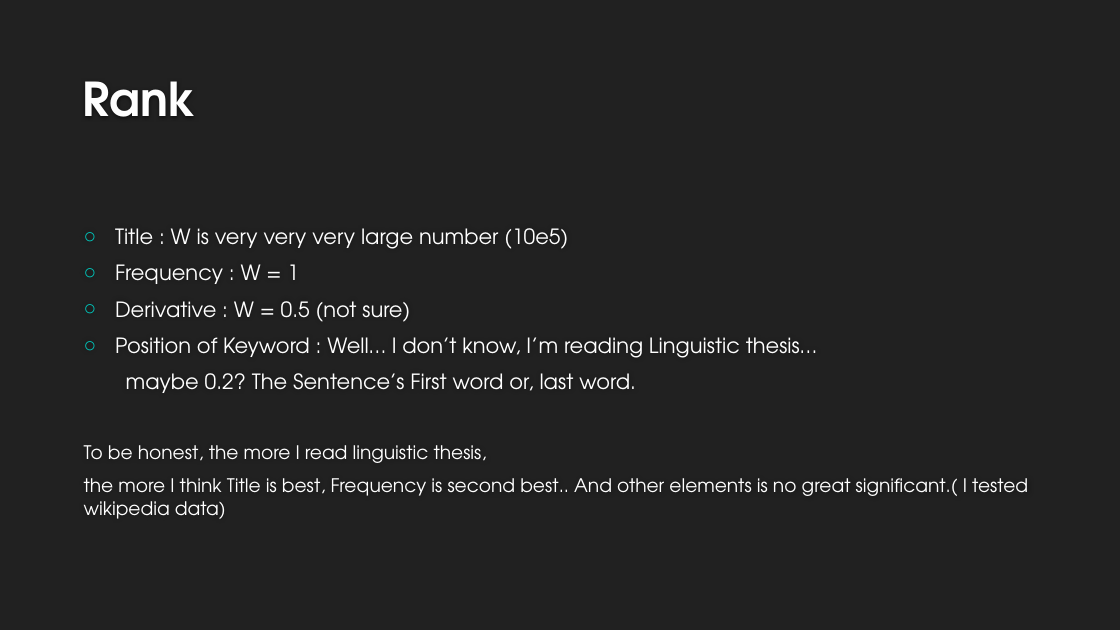
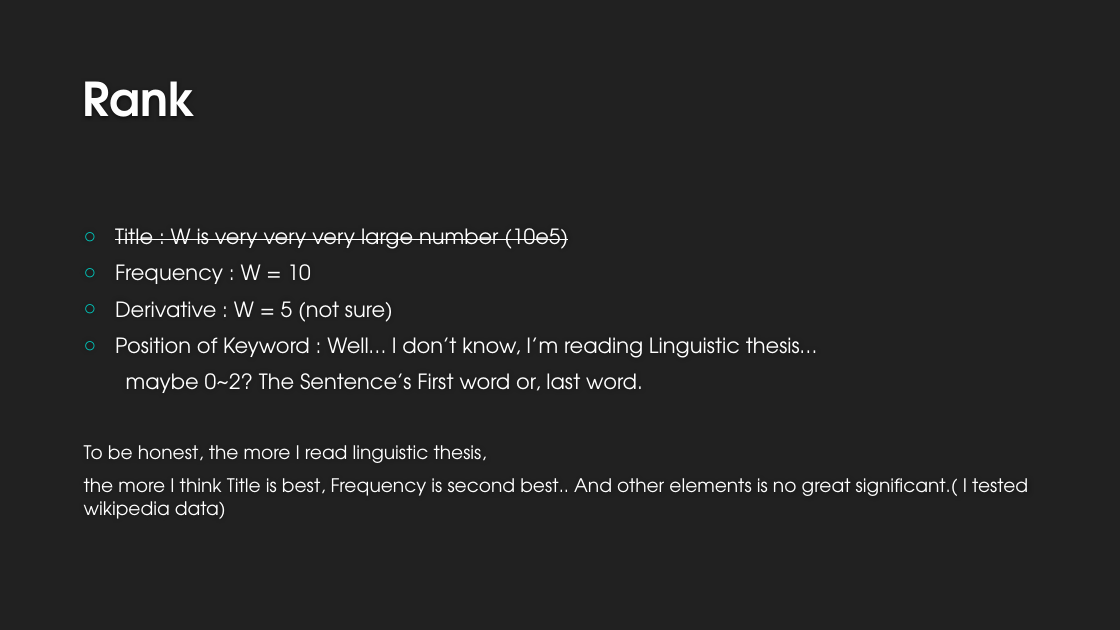
Before and after one commit to makerdark98/swprogramming, a slide deck: slide 19 of SW presentation.pptx. Drawn at 1120x630 pixels with LibreOffice and Linux fonts; fonts in the diff are those of the drawing; background and template pictures are left out. Boxes give left, top, right and bottom in pixels: in the first picture for what was removed or moved away, otherwise in the second. Text is boxed around its words. In the diff, an @@ line names an element or a change of style, - is before the commit and + after.

```diff
--- a/SW presentation.pptx
+++ b/SW presentation.pptx
@@ text at <box>115,228,568,249</box>: strikethrough on in "Title : W is very very very ..." @@
@@ text at <box>115,264,393,322</box>: text changed @@
-○ Frequency : W = 1
-○ Derivative : W = 0.5 (not sure)
+○ Frequency : W = 10
+○ Derivative : W = 5 (not sure)
@@ text at <box>126,373,643,393</box>: text changed @@
-maybe 0.2? The Sentence’s First word or, last word.
+maybe 0~2? The Sentence’s First word or, last word.
```
Also in this commit, not shown: 4 other files.
